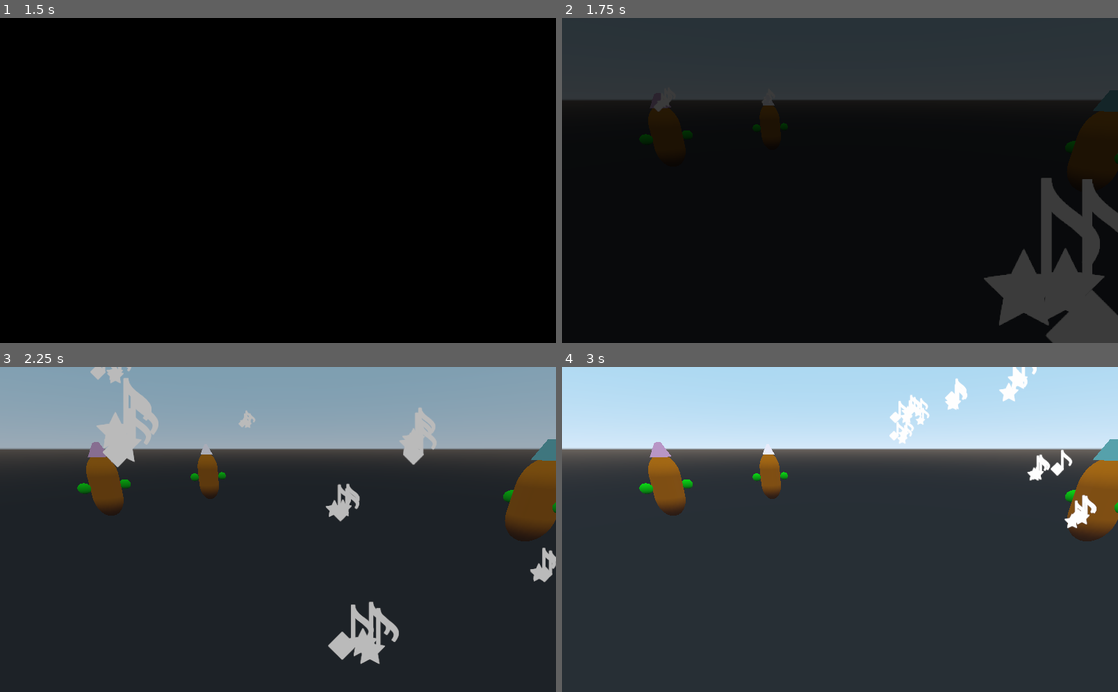
Above: before the commit, frames 1-4 (two rows, left to right).
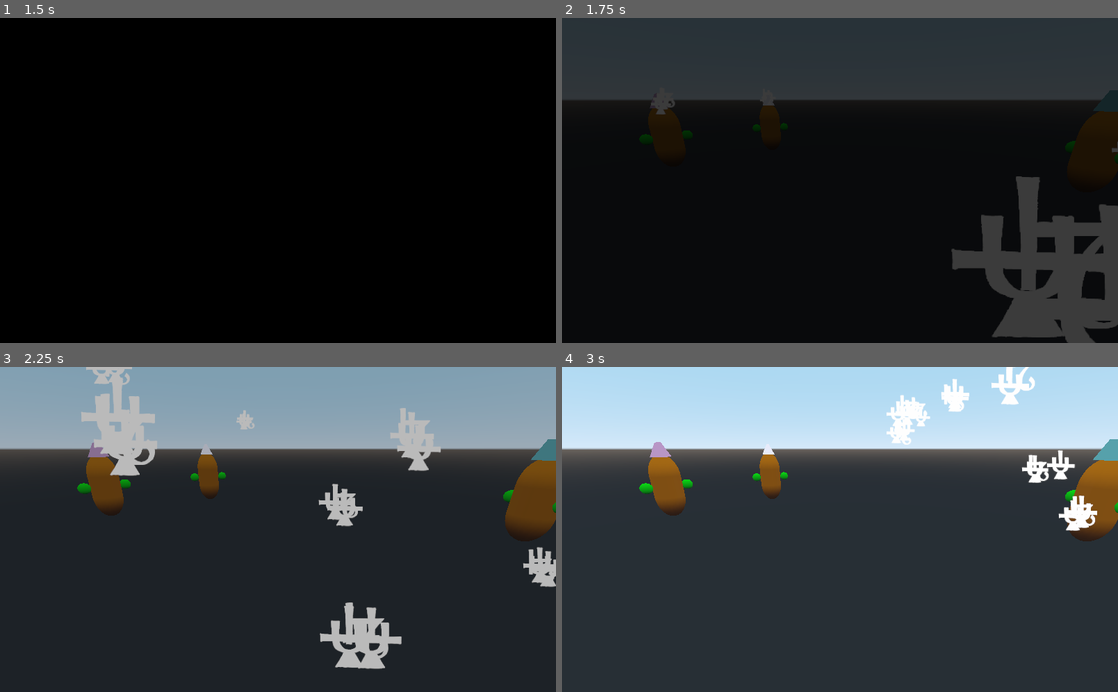
Above: after the commit, the same moments.

Repository: AbeVos/eldee47
Game: Godot game, scene res://scenes/Intro.tscn
Two runs of this game, one before a commit and one after it. Both use one fixed random seed, a clock stepped at 60 frames per second and the inputs below.
Inputs (mouse positions are in pixels of both pictures, inside the frame that each line leads up to):
- Up to frame 1 (1.5 s): tap Enter (ui_accept) at 0.5, 0.77 s; move the mouse to (400, 164) at 0.52 s; click (400, 164) at 0.67 s; drag from (166, 196) to (250, 245) at 1.27 s
- Up to frame 2 (1.75 s): no input
- Up to frame 3 (2.25 s): move the mouse to (333, 458) at 2.02 s; click (333, 458) at 2.17 s
- Up to frame 4 (3 s): drag from (812, 594) to (673, 480) at 2.77 s

Frame 1 is identical in both runs. In frame 2, 6.0% of the frame differs, in the area x 16-100%, y 25-100%; in frame 3, 4.2%; in frame 4, 1.6%.

Commit message:
Update notes

Diff:
--- a/game/materials/NoteParticle.tres
+++ b/game/materials/NoteParticle.tres
@@ -7,4 +7,5 @@
 flags_unshaded = true
 params_billboard_mode = 1
 albedo_texture = ExtResource( 1 )
-uv1_scale = Vector3( 0.5, 0.5, 1 )
+uv1_scale = Vector3( 0.25, 0.25, 1 )
+uv1_offset = Vector3( 0, 0.251, 0 )
--- a/game/scripts/Note.gd
+++ b/game/scripts/Note.gd
@@ -1,7 +1,7 @@
 extends PathFollow
 
-const NOTE_GRID_ROWS = 2
-const NOTE_GRID_COLS = 2
+const NOTE_GRID_ROWS = 4
+const NOTE_GRID_COLS = 4
 
 export(float) var speed = 1
 export(float) var altitude = 1
Binary file changed: game/sprites/Artboard 1.png
